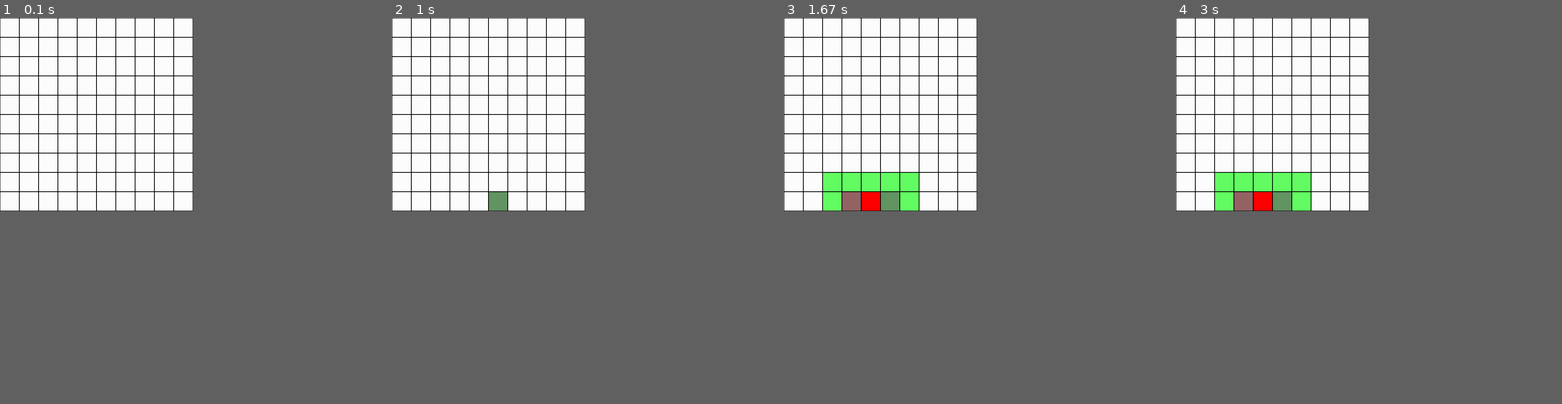
Above: before the commit, frames 1-4 (left to right).
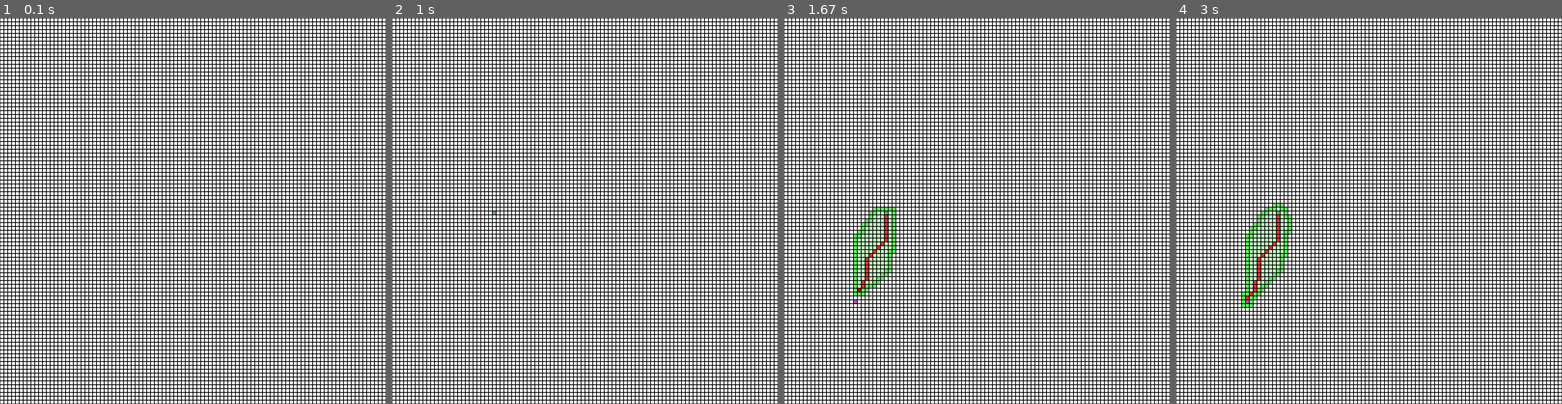
Above: after the commit, the same moments.

Repository: NatYoungren/pygame_pathfinding
Game: pygame game, started from visualize_grid.py
The game is run twice, just before and just after one commit, with the same random seed, the same clock (stepped at 60 frames per second) and the same inputs.
Inputs (mouse positions are in pixels of both pictures, inside the frame that each line leads up to):
- Up to frame 1 (0.1 s): no input
- Up to frame 2 (1 s): hold R 0.33-0.8 s; click (492, 214) at 0.88 s
- Up to frame 3 (1.67 s): click (857, 299) at 1.22 s; tap Space at 1.5 s
- Up to frame 4 (3 s): no input
In our replay, the window is 450x450 before the commit and 900x900 after it. These sizes can differ from the game's own. Grey fills any space a smaller window leaves; there, only what the larger window draws over its background counts as a difference.

The runs differ from the first frame. In frame 1, 37% of the frame differs, in the area x 0-100%, y 0-100%; in frame 2, 38%; in frame 3, 40%; in frame 4, 40%.

Commit message:
Permeability controls, cleaned up, still has bugs

Diff:
--- a/visualize_grid.py
+++ b/visualize_grid.py
@@ -4,33 +4,32 @@
 # TODO: Move all constants to a separate file
 
 MANUAL_CONTROL = False
-AUTO_STEPS_PER_SECOND = 100
-
-SCREEN_W, SCREEN_H = 500, 500
+AUTO_STEPS_PER_SECOND = 1000
+
+SCREEN_W, SCREEN_H = 1000, 1000
 
 BORDER_PX = 1
-GRID_W, GRID_H = 10, 10
+GRID_W, GRID_H = 100, 100
 
 BG_COLOR = (0, 0, 0) # Black
 CELL_COLORS = (255, 255, 255), (255, 255, 255)
 SEARCHED_COLORS = (200, 255, 200), (200, 255, 200)
 FRONTIER_COLORS = (100, 255, 100), (100, 255, 100) # Green tinted red, green tinted blue
 WALL_COLOR = (15, 15, 15) # Dark gray
-PATH_COLOR = (255, 0, 0) # Red
-
-START_COLOR = (100, 150, 100) # Dark green
-END_COLOR = (150, 100, 100) # Dark red
+PATH_COLOR = (240, 50, 50) # Red
+
+START_COLOR = (100, 180, 100) # Dark green
+END_COLOR = (180, 80, 180) # Dark purple
 
 DEFAULT_COST = 1
-WALL_COST = 255
+PERMEABLE_WALLS = True
+WALL_COST = 20
 
 CELL_W, CELL_H = SCREEN_W / GRID_W, SCREEN_H / GRID_H
 
 
 COST_GRID = np.full((GRID_W, GRID_H), fill_value=DEFAULT_COST, dtype=np.uint8)
 TRAVEL_GRID = np.full((GRID_W, GRID_H), fill_value=np.inf, dtype=np.float32)
-
-
 
 # Heuristic distance from each tile to the end, (can be precomputed, but not necessary)
 H_GRID = np.full((GRID_W, GRID_H), fill_value=np.inf, dtype=np.float32)
@@ -123,12 +122,12 @@
 
                 # R key resets the simulation
                 elif event.key == pg.K_r:
-                    print('r')
+                    print('Resetting...')
                     return main()
 
             elif event.type == pg.MOUSEBUTTONDOWN:
                 clicked_tile = get_tile(event.pos)
-                print(clicked_tile)
+                # print(clicked_tile)
                 if start_pos is None:
                     start_pos = clicked_tile
 
@@ -173,7 +172,7 @@
     if pos[0] < 0 or pos[0] >= GRID_W or pos[1] < 0 or pos[1] >= GRID_H:
         return
 
-    if COST_GRID[pos] == WALL_COST:
+    if not PERMEABLE_WALLS and COST_GRID[pos] == WALL_COST:
         return
 
     if prev_pos is None:
@@ -229,14 +228,13 @@
         print('No more positions to check')
         return
 
-    p = select_next_pos()
-    print(p)
-    add_neighbors_to_frontier(p, end_pos)
-    FRONTIER[p] = -1
+    next_pos = select_next_pos()
+    add_neighbors_to_frontier(next_pos, end_pos)
+    FRONTIER[next_pos] = -1 # Mark as searched
     if path_var is not None:
-        path_var[:] = reconstruct_path(p)
-
-    return p == end_pos
+        path_var[:] = reconstruct_path(next_pos)
+
+    return next_pos == end_pos
 
 
 # TODO: Consolidate all the draw functions into one
